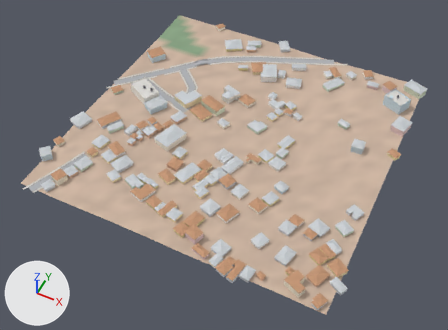
The glTF model city/hi/t_13_-5.glb as it was, and as the next commit left it.
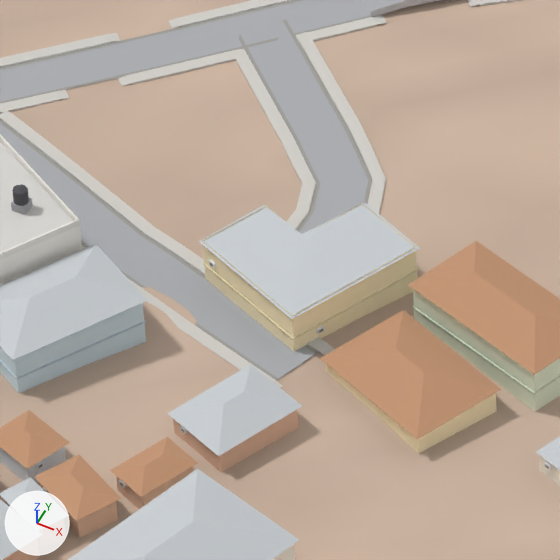
The first picture shows the older version from a 50 mm lens placed at (3613.0, -1491.0, 381.0), pointed at (3457.0, -1178.0, -11.0). The close-ups show the older and then the newer version on the part from 33% to 49% of the width and 19% to 41% of the height of that picture. Only the edits that show in the close-ups are written down. Arrows for +X, +Y and +Z are at lower left; the lights stay in place. Vertices at exactly the same position are counted once.

Objects in the first close-up: 'Buildings-col', 'Details', 'Roads-col', 'Sidewalks-col', 'Terrain-col'.
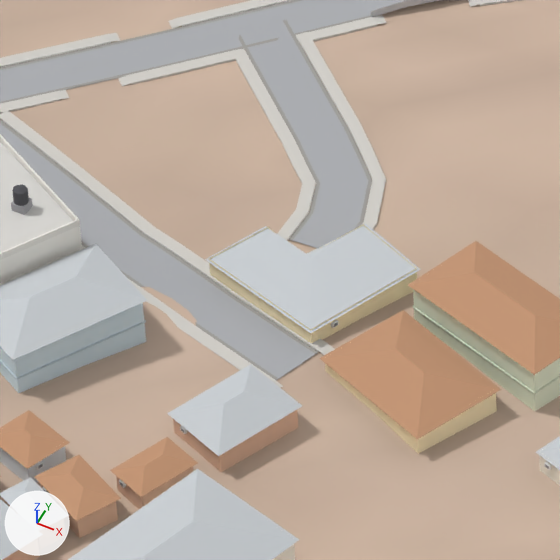
Location of each change, (x1, y1, x2, y2) in pixels of the close-ups (560 x 560 px; the box of a moved part takes in the faces that stretch with it):
```json
{"part": 1, "of": "me_buildings_col", "change": "moved or reshaped", "before": [199, 203, 420, 319], "after": [205, 224, 421, 333]}
{"part": 2, "of": "me_buildings_col", "change": "moved or reshaped", "before": [203, 203, 417, 352], "after": [209, 225, 417, 344]}
```

Edits to the scene script, one JSON object a line:
```json
{"block": "me_buildings_col", "where": "# used by ob_buildings_col; location = (0.0, 0.0, 0.0)"}
{"block": "me_buildings_col", "where": "# verts and faces of me_buildings_col; kept vertices keep their numbers, new ones are numbered from 1949"}
{"block": "me_buildings_col", "where": "# before: 346 (3389.0, -1141.0, 4.0), 347 (3404.0, -1147.0, 4.0), 348 (3404.0, -1147.0, 12.0) at pixel (292, 315), 349 (3389.0, -1141.0, 12.0) at pixel (202, 240), 351 (3411.0, -1131.0, 12.0) at pixel (416, 246)"}
{"block": "me_buildings_col", "where": "# before: 353 (3402.0, -1127.0, 12.0) at pixel (362, 203), 355 (3399.0, -1135.0, 12.0) at pixel (302, 235), 357 (3393.0, -1132.0, 12.0) at pixel (266, 205)"}
{"op": "remove", "block": "me_buildings_col", "code": "me_buildings_col.from_pydata(...)  # 1949 vertices, 2236 faces; spans x 3322.0..3591.0, y -1287.0..-1018.0, z 2.0..15.0"}
{"op": "add", "block": "me_buildings_col", "code": "me_buildings_col.from_pydata(...)  # 1963 vertices, 2254 faces; spans x 3322.0..3591.0, y -1287.0..-1018.0, z 2.0..15.0"}
{"block": "me_buildings_col", "change": "me_buildings_col part 1: the loose piece of 7 vertices spanning x 3389.0..3411.0, y -1147.0..-1127.0, z 11.0..12.0 is scaled about its middle by (1.01, 0.906, 1.05), then moved by (0.0, 1.0, -3.0)"}
{"block": "me_buildings_col", "change": "me_buildings_col part 2"}
{"op": "add", "block": "me_buildings_col", "code": "for i in [351, 353, 355, 357]: verts[i] += (0.0, 0.0, -4.0)"}
{"op": "add", "block": "me_buildings_col", "code": "verts[346] = (3389.0, -1140.0, 4.0)  # moved"}
{"op": "add", "block": "me_buildings_col", "code": "verts[347] = (3405.0, -1145.0, 4.0)  # moved"}
{"op": "add", "block": "me_buildings_col", "code": "verts[348] = (3405.0, -1145.0, 8.0)  # moved, pixel (310, 329)"}
{"op": "add", "block": "me_buildings_col", "code": "verts[349] = (3389.0, -1140.0, 8.0)  # moved, pixel (208, 258)"}
{"block": "me_buildings_col", "change": "other edits to the shape of me_buildings_col do not show in these pictures"}
```
